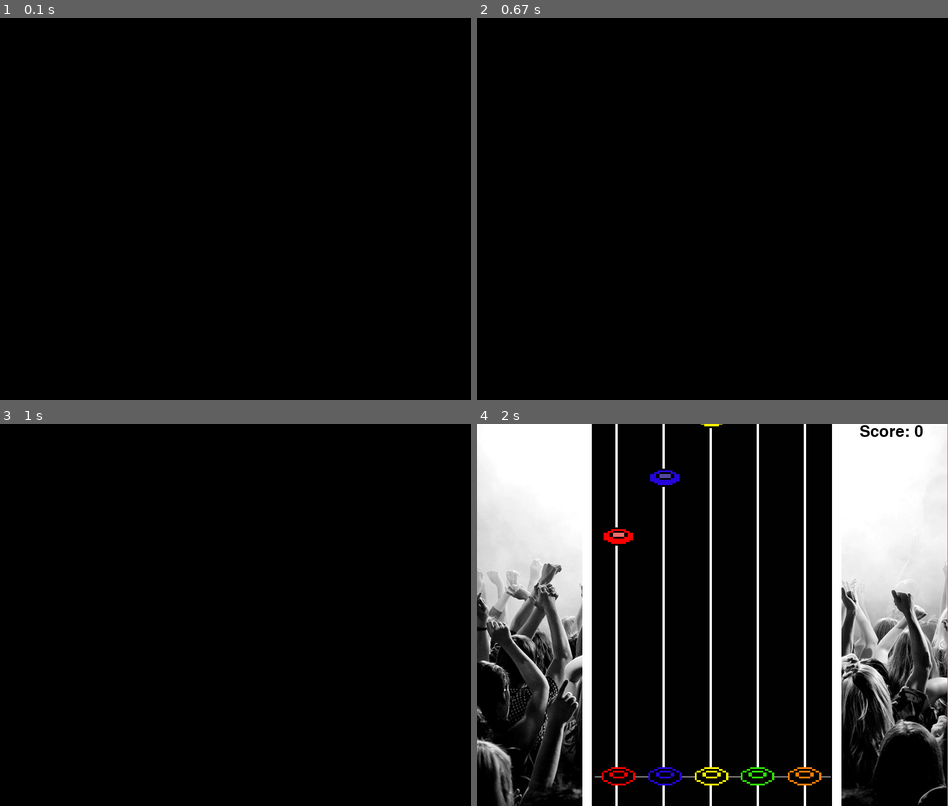
Above: before the commit, frames 1-4 (two rows, left to right).
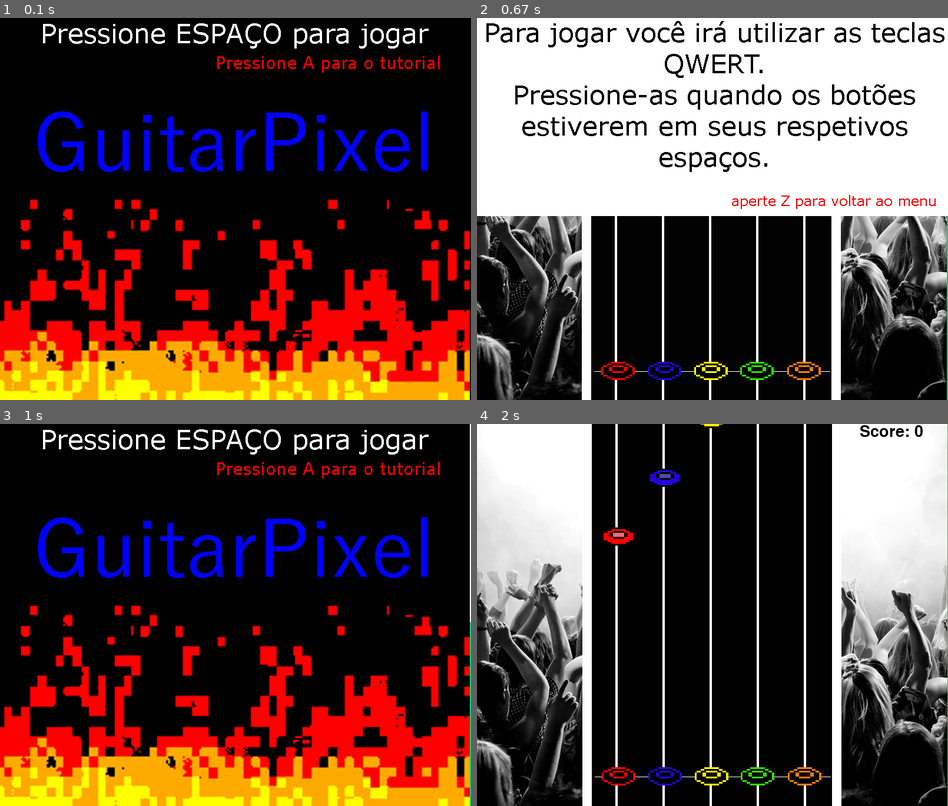
Above: after the commit, the same moments.

Repository: claraluques/projeto-dsoft
Game: pygame game, started from modificacoes_elisa.py
Two runs of this game, one before a commit and one after it. Both use one fixed random seed, a clock stepped at 60 frames per second and the inputs below.
Inputs (mouse positions are in pixels of both pictures, inside the frame that each line leads up to):
- Up to frame 1 (0.1 s): no input
- Up to frame 2 (0.67 s): tap A at 0.33 s
- Up to frame 3 (1 s): tap Z at 0.67 s
- Up to frame 4 (2 s): tap Space at 1 s; click (608, 576) at 1.42 s; tap T at 1.67 s

The runs differ from the first frame. In frame 1, 31% of the frame differs, in the area x 0-100%, y 1-100%; in frame 2, 62%, in the area x 0-100%, y 0-100%; in frame 3, 31%; in frame 4, nothing differs.

Commit message:
meu arquivo com tutorial

Diff:
--- a/modificacoes_elisa.py
+++ b/modificacoes_elisa.py
@@ -32,7 +32,7 @@
 FPS = 60
 
 gameDisplay = pygame.display.set_mode((display_width, display_height))
-pygame.display.set_caption(('Guitar Student!'))
+pygame.display.set_caption(('Pixel Guitar!'))
 
 gameIcon = pygame.image.load('guitar_icon.png') #mudar icone
 pygame.display.set_icon(gameIcon)
@@ -54,7 +54,14 @@
 escolhaImg = pygame.image.load('escolhamusica1.png')
 escolhaImg = pygame.transform.scale(escolhaImg, (800,650))
 
+tutorialImg = pygame.image.load('tutorial.png')
+tutorialImg = pygame.transform.scale(tutorialImg, (800,650))
+
+introImg = pygame.image.load('pressioneespaco.png')
+introImg = pygame.transform.scale(introImg, (800,650))
+
 pause = False
+tutorial = False
 
 modo = -1
 
@@ -205,11 +212,37 @@
 #    modo = 9
 #    loop_jogo()
 
+def game_tutorial():
+    global tutorial, Menu, FPS, tutorialImg
+
+    tutorial = True
+
+
+    while tutorial:
+
+
+        gameDisplay.blit(tutorialImg,(0 , 0))
+
+        for event in pygame.event.get():
+
+            if event.type == pygame.QUIT:
+                quit()
+
+            if event.type == pygame.KEYDOWN:
+
+                if event.key == pygame.K_z:
+                    game_intro()
+
+                if event.key == pygame.K_ESCAPE:
+                    quit()
+
+        pygame.display.update()
+
 def game_intro():
-    global intro, Menu, FPS
+    global intro, Menu, FPS, tutorial, introImg
 
     intro = True
-
+    tutorial = False
 
     pygame.mixer.music.load('musicaintro.mp3')
     pygame.mixer.music.play(0)
@@ -226,15 +259,20 @@
                 if event.key == pygame.K_SPACE:
                     Menu_musica()
 
+                if event.key == pygame.K_a:
+                    game_tutorial()
+
                 if event.key == pygame.K_ESCAPE:
                     quit()
 
+        gameDisplay.blit(introImg,(0 , 0))
+
 #        gameDisplay.fill(white)
 #        blink('pressioneespaco.png')
-        largeText = pygame.font.Font('freesansbold.ttf',100)
-        TextSurf, TextRect = text_objects("Guitar Student", largeText)
-        TextRect.center = ((display_width/2),(display_height/2))
-        gameDisplay.blit(TextSurf, TextRect)
+#        largeText = pygame.font.Font('freesansbold.ttf',100)
+#        TextSurf, TextRect = text_objects("Guitar Student", largeText)
+#        TextRect.center = ((display_width/2),(display_height/2))
+#        gameDisplay.blit(TextSurf, TextRect)
 
 #        button("Quit",550,450,100,50,red,bright_red,sair_jogo2)
 #        button("Jogar",150,450,100,50,green,bright_green,Menu_musica)
Binary file changed: fundofogo.png
Binary file changed: pressioneespaco.png
